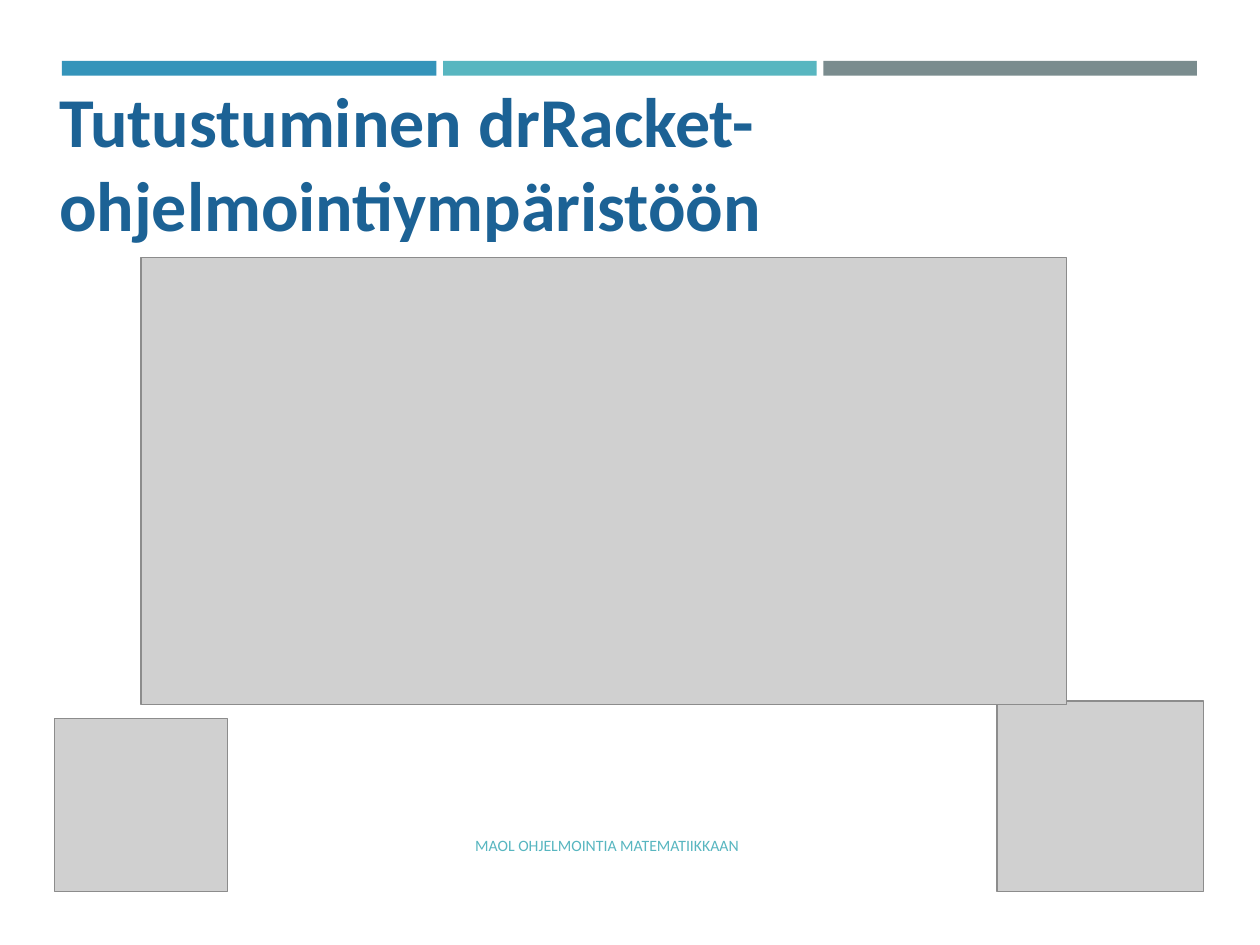
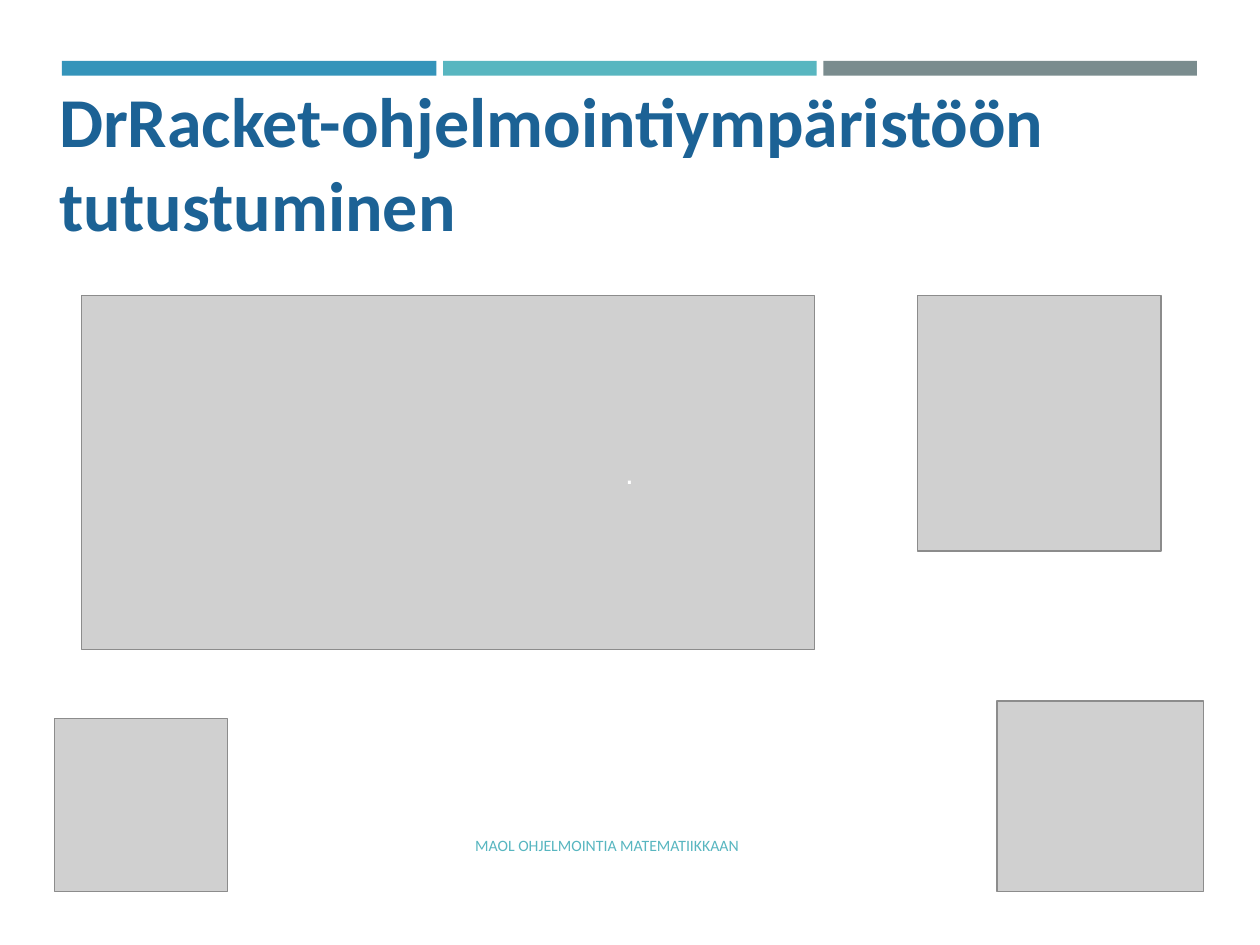
Before and after one commit to tyynetyyne/tyynetyyne.github.io, a slide deck: slide 1 of tehtavat/tiedostot/maol/power_point/Racket-MAOL-5-6-tutustuminen-ohjelmointiymparistoon.pptx. Drawn at 1260x945 pixels with LibreOffice and Linux fonts; fonts in the diff are those of the drawing; grey boxes stand for pictures. Boxes give left, top, right and bottom in pixels: in the first picture for what was removed or moved away, otherwise in the second. Text is boxed around its words. In the diff, an @@ line names an element or a change of style, - is before the commit and + after.

Commit message:
Päivitetty versio, luokat 5-6, tutustuminen ohjelmointiympäristöön.

```diff
--- a/tehtavat/tiedostot/maol/power_point/Racket-MAOL-5-6-tutustuminen-ohjelmointiymparistoon.pptx
+++ b/tehtavat/tiedostot/maol/power_point/Racket-MAOL-5-6-tutustuminen-ohjelmointiymparistoon.pptx
@@ text at (x1=59, y1=97, x2=1043, y2=232): text changed @@
-Tutustuminen drRacket-ohjelmointiympäristöön
+DrRacket-ohjelmointiympäristöön
+tutustuminen
@@ picture resized from (x1=141, y1=257, x2=1067, y2=704) to (x1=82, y1=296, x2=815, y2=650) @@
@@ picture added at (x1=917, y1=296, x2=1160, y2=552) @@
@@ text added at (x1=612, y1=447, x2=646, y2=498), 18 pt, text #FFFFFF @@
+.
```
Also in this commit, not shown: 6 other slides changed, 12 slides added, 3 slides removed.
